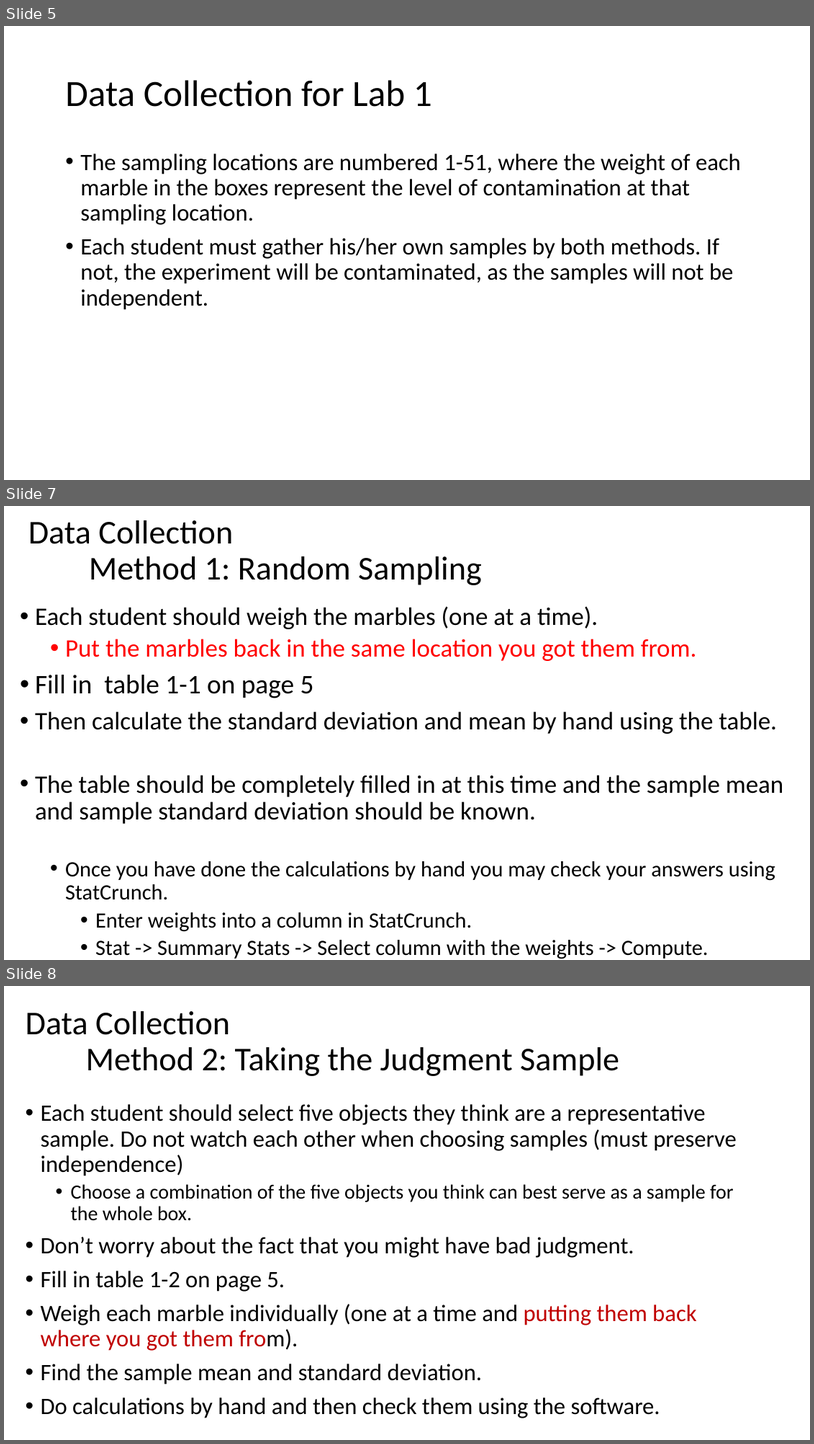
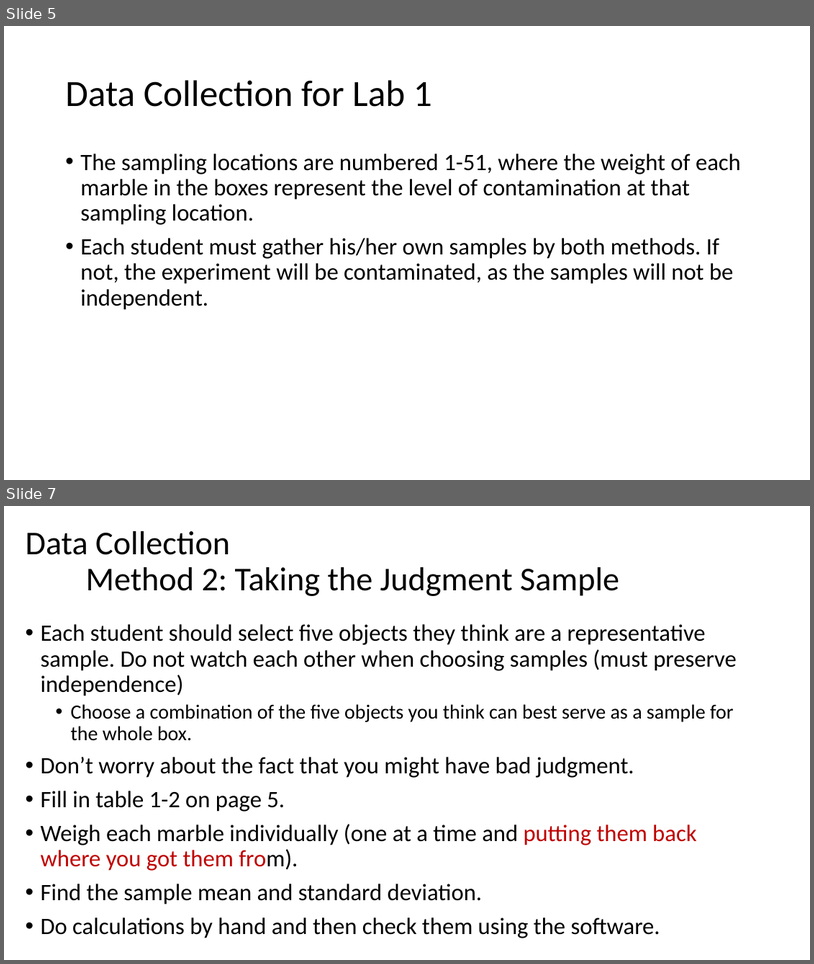
Before and after one commit to Shanlearning/Stat-201-teaching, a slide deck: Lab1/Lab 1.pptx. Shown one above the other, each under a label of ours: slides 5, 7 and 8 before the commit, slides 5 and 7 after it; the slides between them are not shown. The pictures are 814x1444 and 814x964 pixels, drawn with LibreOffice and Linux fonts; fonts in the diff are those of the drawing. Boxes give left, top, right and bottom in pixels: in the first picture for what was removed or moved away, otherwise in the second. Text is boxed around its words. In the diff, an @@ line names an element or a change of style, - is before the commit and + after.

```diff
--- a/Lab1/Lab 1.pptx
+++ b/Lab1/Lab 1.pptx
@@ slide 7 removed at (x1=4, y1=506, x2=810, y2=960), background #FFFFFF @@
@@ title removed at (x1=28, y1=520, x2=482, y2=585) @@
-Data Collection
-Method 1: Random Sampling
@@ text removed at (x1=35, y1=606, x2=784, y2=959) @@
-• Each student should weigh the marbles (one at a time).
-  • Put the marbles back in the same location you got them from.
-• Fill in table 1-1 on page 5
-• Then calculate the standard deviation and mean by hand using the table.
-• The table should be completely filled in at this time and the sample mean and sample standard deviation should be known.
-  • Once you have done the calculations by hand you may check your answers using StatCrunch.
-    • Enter weights into a column in StatCrunch.
-    • Stat -> Summary Stats -> Select column with the weights -> Compute.
@@ what was slide 8 is now slide 7 @@
```
Also in this commit, not shown: 4 slides changed, 3 other files.
